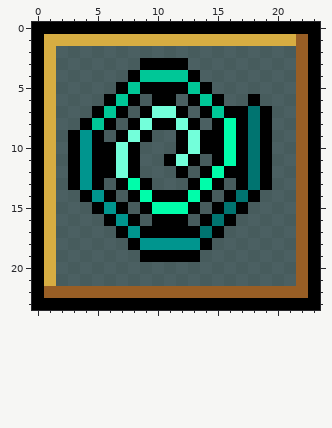
Pixel-art file: packages/client/src/assets/icons{m}/keyword-summoning-sickness.aseprite. Above: the version before the commit.
24x24 pixels, 1 frame.
Now the later version:
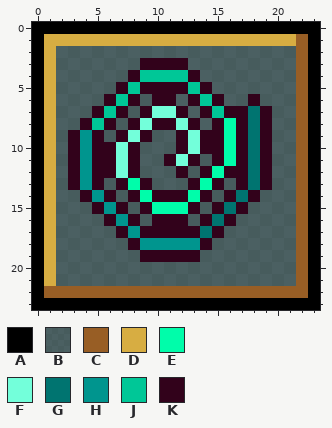
Palette (. is transparent): A #000000  B #1b242d9b  C #985e25  D #d7ad42  E #00fdaa  F #73ffda  G #007470  H #00958e  J #00c797  K #32021b
What changed:
Changed rows in their new state; - is an unchanged pixel.
Layer "Layer 2":
first column x 3:
 3 ------KKKK-------
 4 -----K----K------
 5 ----K-KKKK-K-----
 6 ---K-K-KK-K-K--K-
 7 --K-K-K--K-K-KK-K
 8 -K-K-K-KK-K-K-K-K
 9 K-K-K-K--K-KK-K-K
10 K-KK-K---K-KK-K-K
11 K-KK-K--K-K-K-K-K
12 K-KK-K---K-K-KK-K
13 K-K-K-K---K-K-K-K
14 -K-K-K-KKK-K-K-K-
15 --K-K-K---K-K-K--
16 ---K-K-KKK-K-K---
17 ----K-KKKKK-K----
18 -----K-----K-----
19 ------KKKKK------
Boxes around the changes in both pictures, in picture pixels (x1, y1, x2, y2):
changed: (68, 58, 272, 262)
